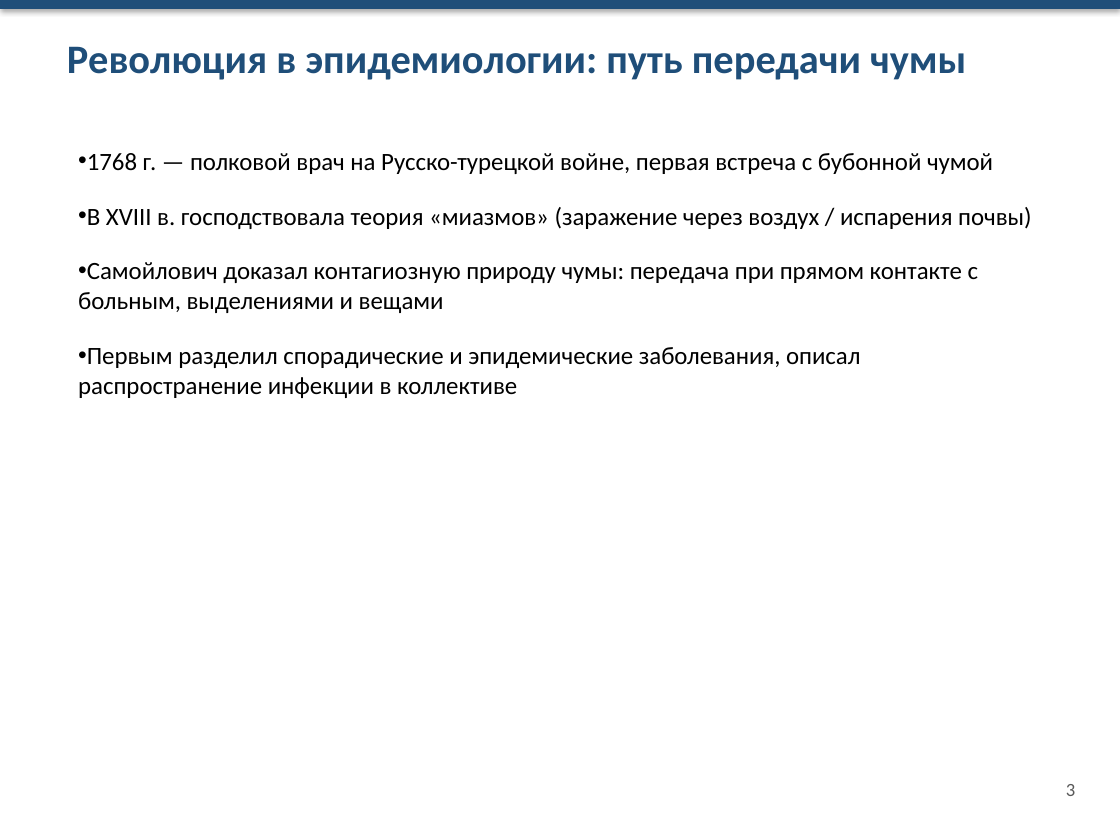
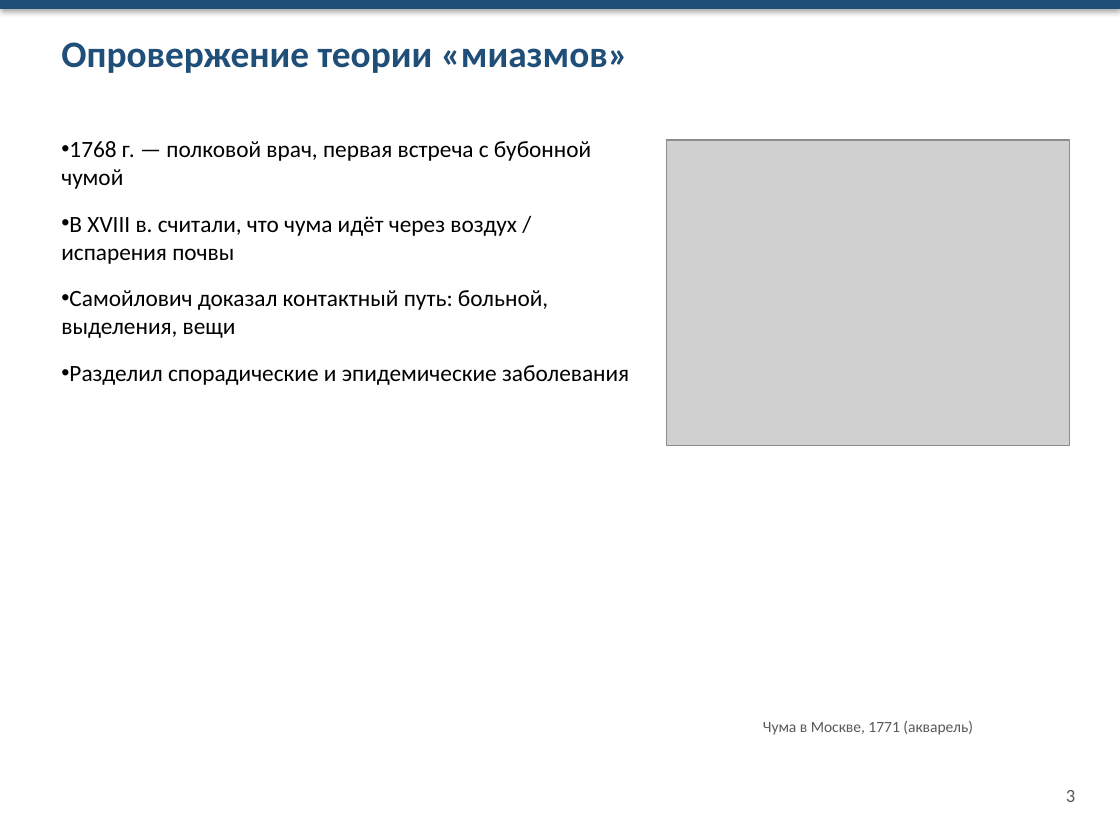
Before and after one commit to Egorka8982/YP_Penin_DB, a slide deck: slide 3 of presentation/Samoylovich_medicina.pptx. Drawn at 1120x840 pixels with LibreOffice and Linux fonts; fonts in the diff are those of the drawing; grey boxes stand for pictures. Boxes give left, top, right and bottom in pixels: in the first picture for what was removed or moved away, otherwise in the second. Text is boxed around its words. In the diff, an @@ line names an element or a change of style, - is before the commit and + after.

```diff
--- a/presentation/Samoylovich_medicina.pptx
+++ b/presentation/Samoylovich_medicina.pptx
@@ text at (61,42,628,73): text changed; size 26 to 24 pt @@
-Революция в эпидемиологии: путь передачи чумы
+Опровержение теории «миазмов»
@@ text at (61,141,629,385): text changed; size 16 to 15 pt @@
-• 1768 г. — полковой врач на Русско-турецкой войне, первая встреча с бубонной чумой
-• В XVIII в. господствовала теория «миазмов» (заражение через воздух / испарения почвы)
-• Самойлович доказал контагиозную природу чумы: передача при прямом контакте с больным, выделениями и вещами
-• Первым разделил спорадические и эпидемические заболевания, описал распространение инфекции в коллективе
+• 1768 г. — полковой врач, первая встреча с бубонной чумой
+• В XVIII в. считали, что чума идёт через воздух / испарения почвы
+• Самойлович доказал контактный путь: больной, выделения, вещи
+• Разделил спорадические и эпидемические заболевания
@@ picture added at (666,140,1070,446) @@
@@ text added at (763,721,973,735), 10 pt, text #595959 @@
+Чума в Москве, 1771 (акварель)
@@ text "3": place and size @@
-text "3" at (1066,784,1075,796)
+text "3" at (1066,790,1075,802)
```
Also in this commit, not shown: 8 other slides changed, 1 slide added, 1 slide removed.
